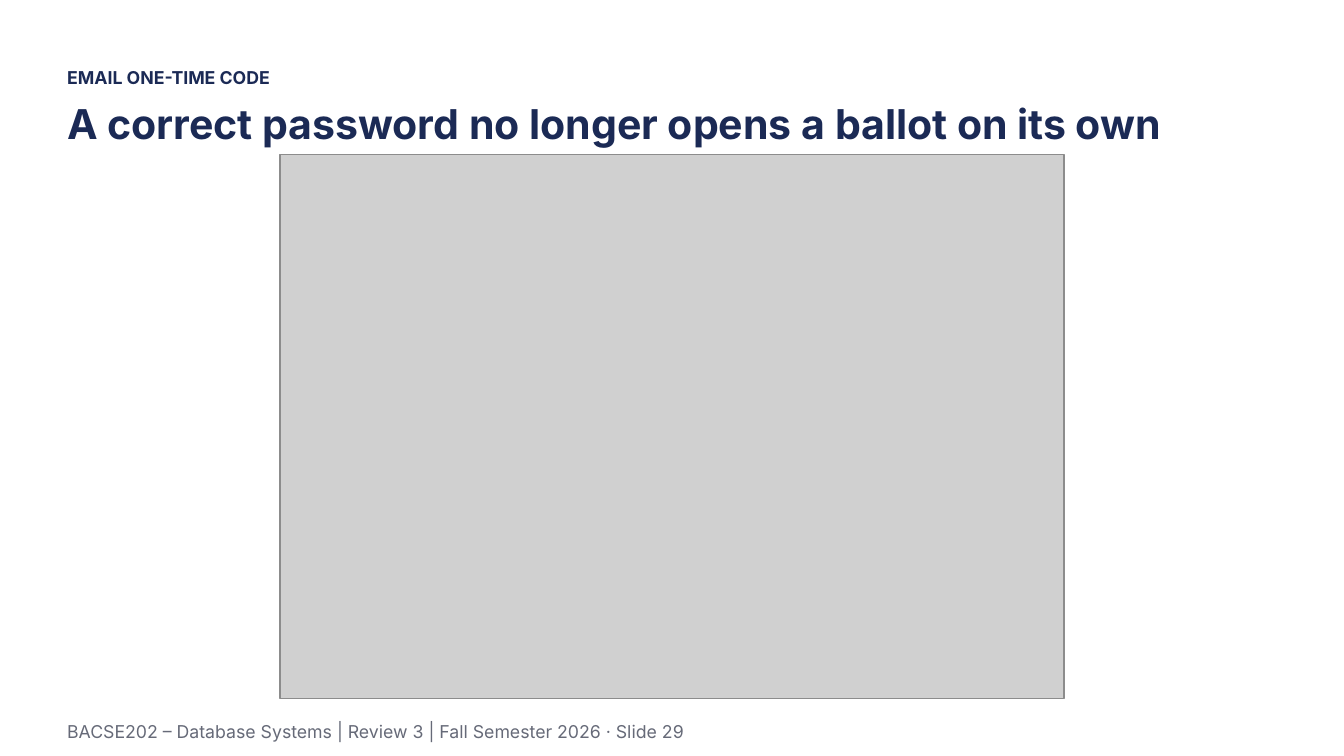
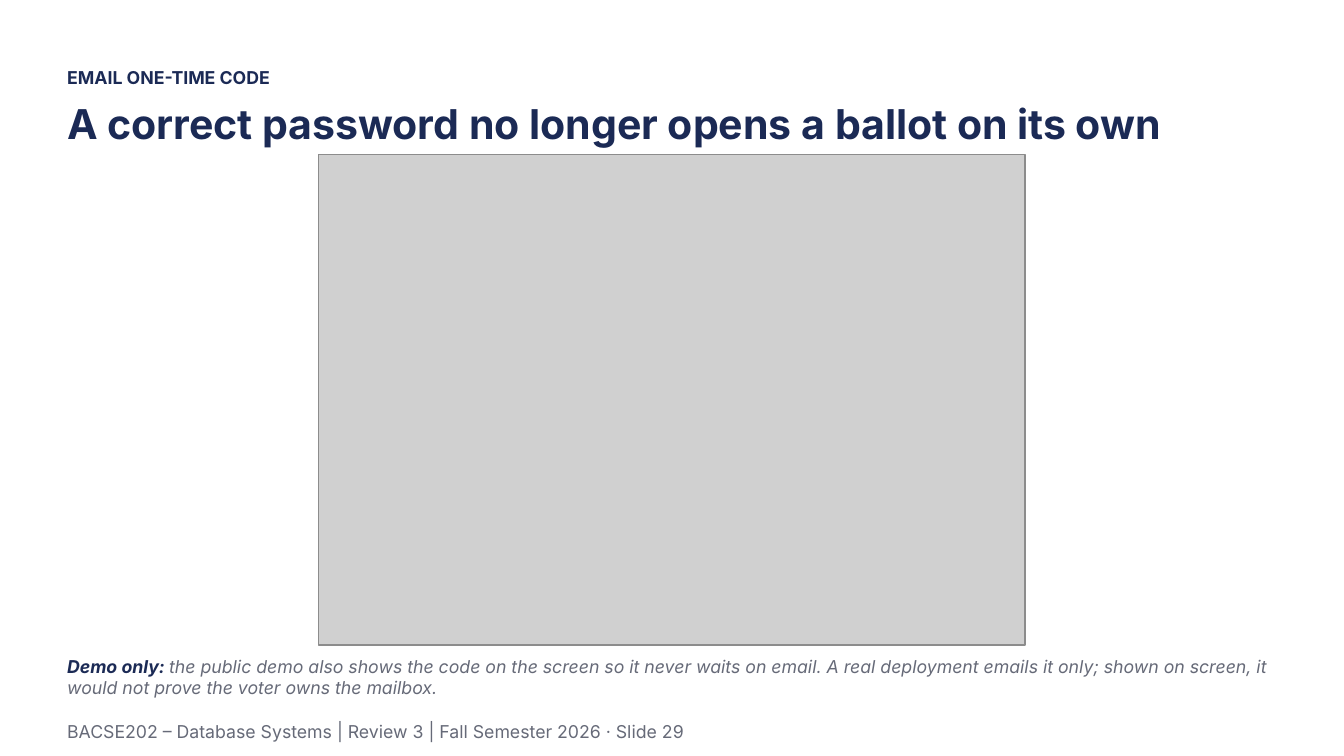
Before and after one commit to Tharakeshtj/polyvote-election-platform, a slide deck: slide 29 of docs/PolyVote_Review3_Final.pptx. Drawn at 1344x756 pixels with LibreOffice and Linux fonts; fonts in the diff are those of the drawing; grey boxes stand for pictures; background and template pictures are left out. Boxes give left, top, right and bottom in pixels: in the first picture for what was removed or moved away, otherwise in the second. Text is boxed around its words. In the diff, an @@ line names an element or a change of style, - is before the commit and + after.

```diff
--- a/docs/PolyVote_Review3_Final.pptx
+++ b/docs/PolyVote_Review3_Final.pptx
@@ picture: place and size @@
-picture at bbox=[280, 155, 1063, 699]
+picture at bbox=[319, 155, 1025, 645]
@@ text added at bbox=[67, 660, 1266, 698], 9.5 pt, text #666A78, italic @@
+Demo only: the public demo also shows the code on the screen so it never waits on email. A real deployment emails it only; shown on screen, it would not prove the voter owns the mailbox.
```
Also in this commit, not shown: 9 other files.
